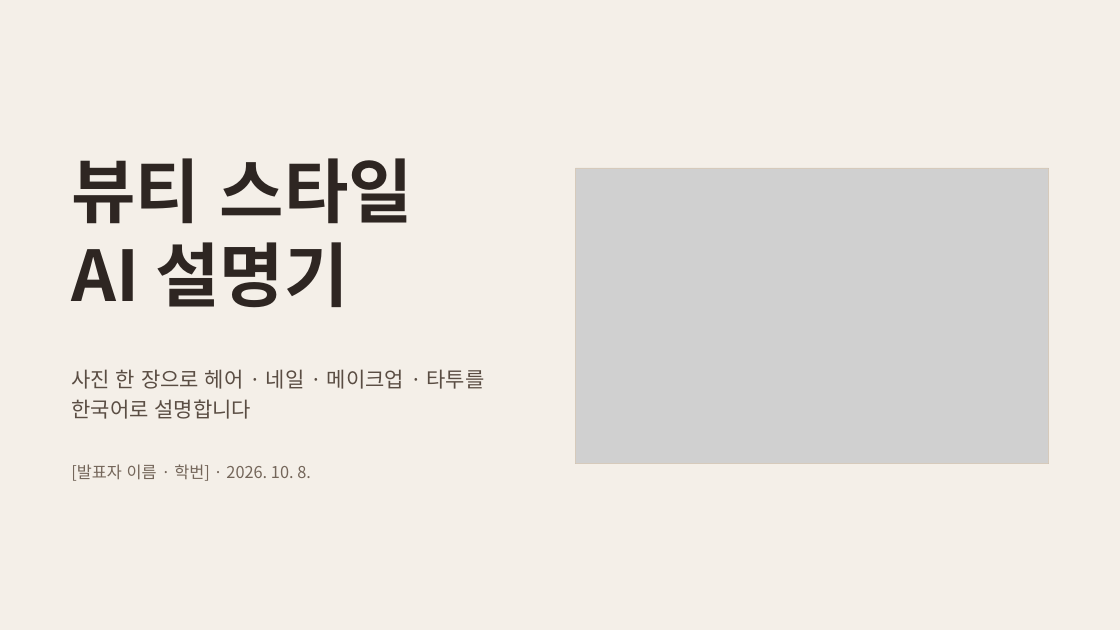
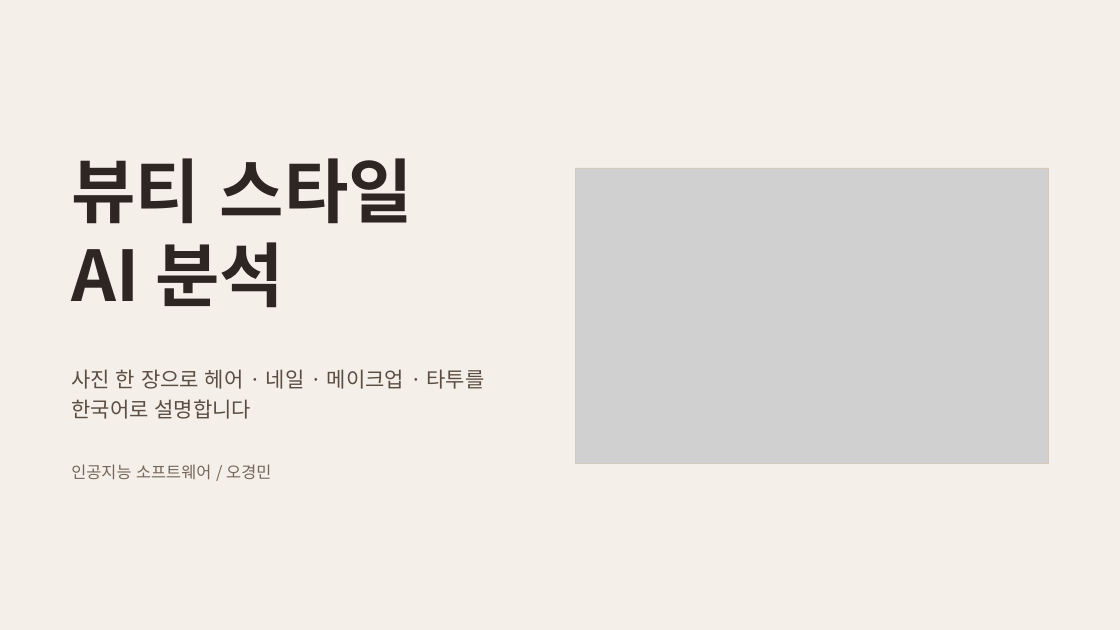
Before and after one commit to rudals906377/AI, a slide deck: slide 1 of docs/presentation.pptx. Drawn at 1120x630 pixels with LibreOffice and Linux fonts; fonts in the diff are those of the drawing; grey boxes stand for pictures. Boxes give left, top, right and bottom in pixels: in the first picture for what was removed or moved away, otherwise in the second. Text is boxed around its words. In the diff, an @@ line names an element or a change of style, - is before the commit and + after.

```diff
--- a/docs/presentation.pptx
+++ b/docs/presentation.pptx
@@ title at bbox=[71, 242, 284, 308]: text changed @@
-AI 설명기
+AI 분석
@@ text at bbox=[71, 464, 271, 480]: text changed @@
-[발표자 이름 · 학번] · 2026. 10. 8.
+인공지능 소프트웨어 / 오경민
```
Also in this commit, not shown: 9 other slides changed, 13 other files.
